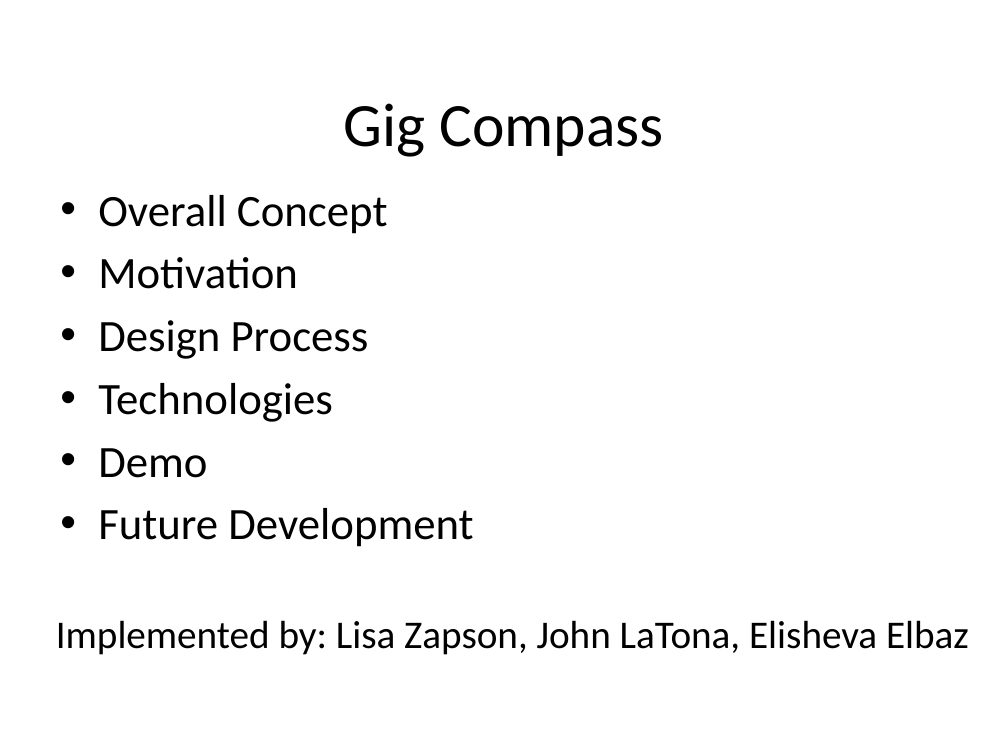
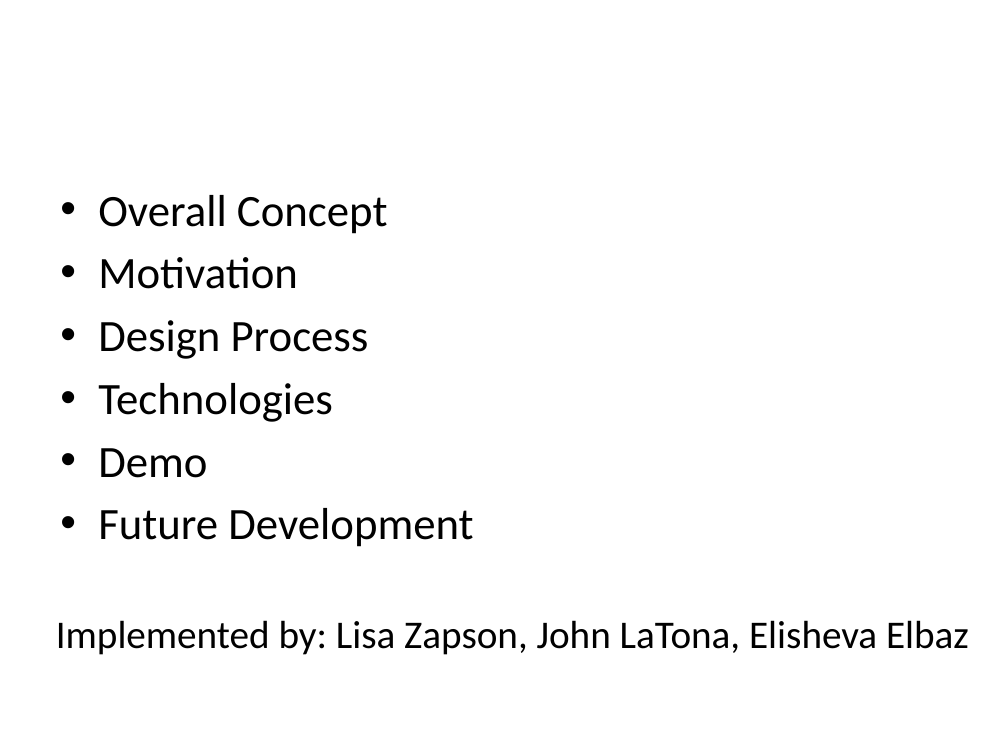
Before and after one commit to johnlatona/Gig-Compass, a slide deck: slide 1 of presentation.pptx. Drawn at 1008x756 pixels with LibreOffice and Linux fonts; fonts in the diff are those of the drawing; background and template pictures are left out. Boxes give left, top, right and bottom in pixels: in the first picture for what was removed or moved away, otherwise in the second. Text is boxed around its words. In the diff, an @@ line names an element or a change of style, - is before the commit and + after.

```diff
--- a/presentation.pptx
+++ b/presentation.pptx
@@ title removed at (344, 103, 663, 157) @@
-Gig Compass
```
Also in this commit, not shown: 6 other slides changed, 1 slide removed.
